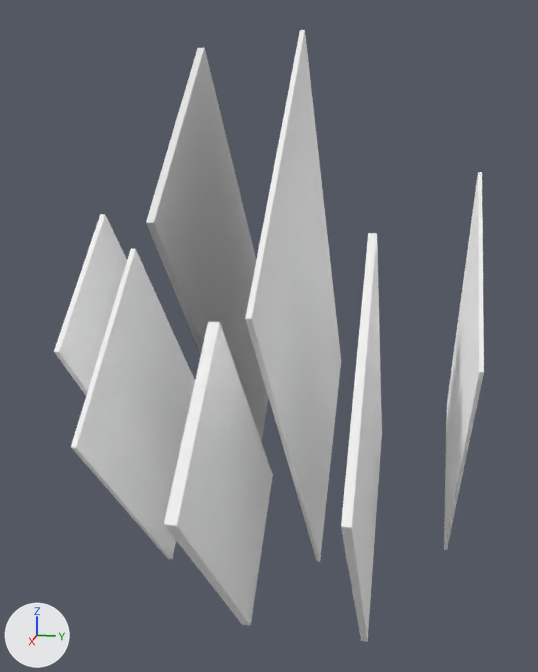
A saved change to the glTF model Projects/portfoliotwo/public/models/GlassPlanesTilted.glb.
Camera for both pictures: a 50 mm lens placed at (5.3, 0.96, 1.67), pointed at (0.21, -0.06, 0.39). Every picture has the same lights, and +X, +Y and +Z are marked at lower left. Where no turn or scale is listed for an object, it has been applied to the vertices.
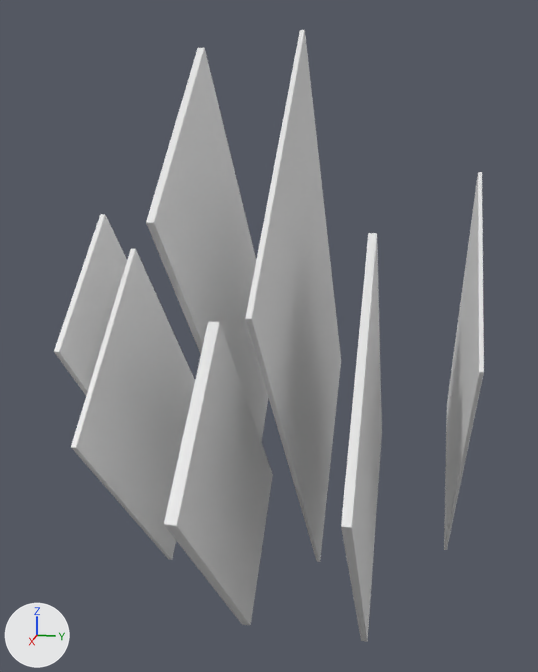
Location of each change, (x1, y1, x2, y2) in pixels of the pictures (538 x 672 px):
'Cube.020', recoloured
    both: (245, 30, 341, 562)
'Cube.017', recoloured
    both: (71, 249, 195, 560)
'Cube.014', recoloured
    both: (164, 321, 273, 625)
'Cube.018', recoloured
    both: (341, 233, 382, 642)
'Cube.015', recoloured
    both: (444, 172, 484, 550)
'Cube.016', recoloured
    both: (54, 214, 127, 395)

What the commit changed:
me_cube_021 has 384 vertices, 764 faces and spans x -2.02..2.02, y -0.02..0.02, z -2.04..2.04.
me_cube_021 no longer uses material mat_dense_glass_001 (white #ffffff).
me_cube_019 has 384 vertices, 764 faces and spans x -1.02..2.14, y 0.1..0.15, z -1.69..1.49.
me_cube_019 no longer uses material mat_dense_glass_001 (white #ffffff).
me_cube_018 has 384 vertices, 764 faces and spans x -0.8..1.72, y -0.41..-0.37, z -1.47..1.06.
me_cube_018 no longer uses material mat_dense_glass_001 (white #ffffff).
me_cube_017 has 384 vertices, 764 faces and spans x -0.72..1.3, y -0.59..-0.55, z -0.34..1.7.
me_cube_017 no longer uses material mat_dense_glass_001 (white #ffffff).
me_cube_016 has 384 vertices, 764 faces and spans x -1.76..1.43, y 0.22..0.24, z -1.68..1.55.
me_cube_016 no longer uses material mat_dense_glass_001 (white #ffffff).
me_cube_015 has 384 vertices, 764 faces and spans x -0.01..2.31, y -0.14..-0.07, z -1.09..1.25.
me_cube_015 no longer uses material mat_dense_glass_001 (white #ffffff).
